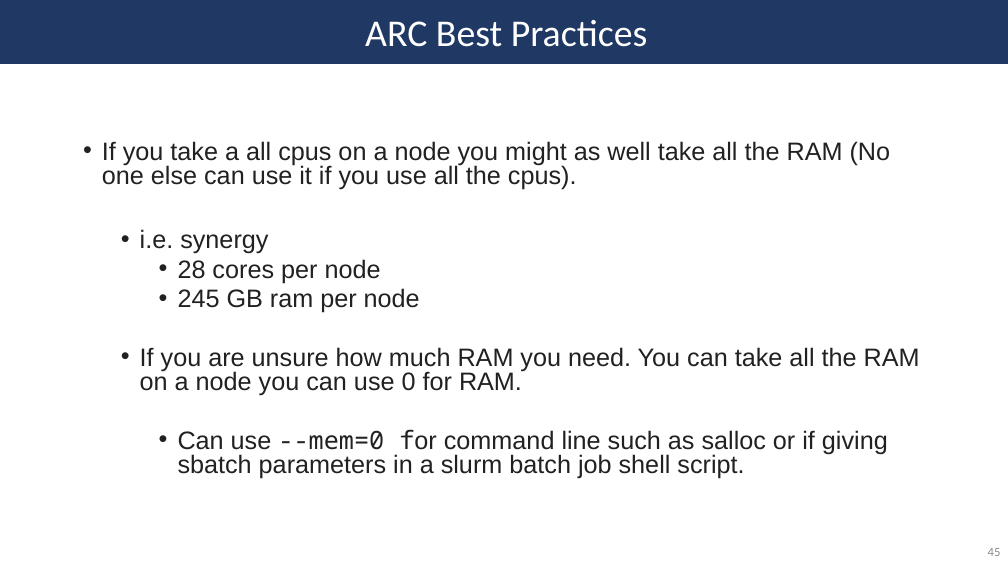
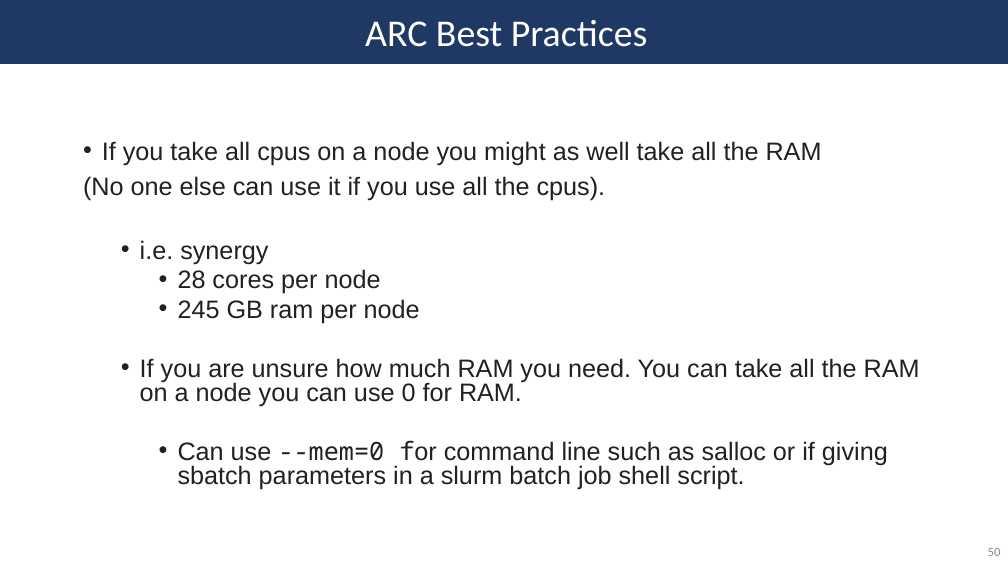
Before and after one commit to SycuroLab/arc_best_practices, a slide deck: slide 50 of arc_best_practices_presentation.pptx (slide 45 before the commit). Drawn at 1008x567 pixels with LibreOffice and Linux fonts; fonts in the diff are those of the drawing. Boxes give left, top, right and bottom in pixels: in the first picture for what was removed or moved away, otherwise in the second. Text is boxed around its words. In the diff, an @@ line names an element or a change of style, - is before the commit and + after.

```diff
--- a/arc_best_practices_presentation.pptx
+++ b/arc_best_practices_presentation.pptx
@@ text at (x1=83, y1=141, x2=822, y2=200): text changed @@
-• If you take a all cpus on a node you might as well take all the RAM (No one else can use it if you use all the cpus).
+• If you take all cpus on a node you might as well take all the RAM
+(No one else can use it if you use all the cpus).
@@ page number at (x1=988, y1=548, x2=1001, y2=556): text changed @@
-45
+50
```
Also in this commit, not shown: 22 other slides changed, 5 slides added, 1 slide removed, 10 other files.
